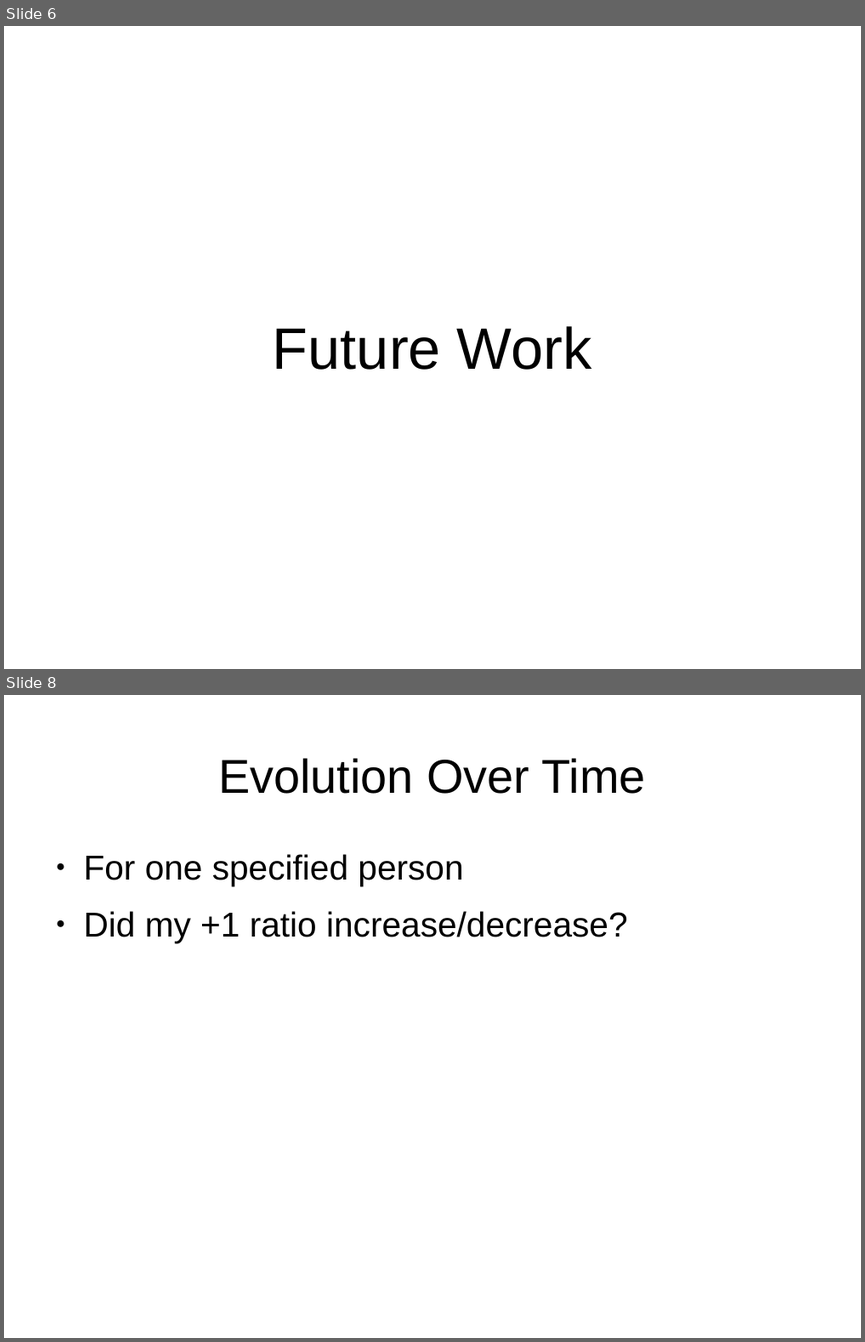
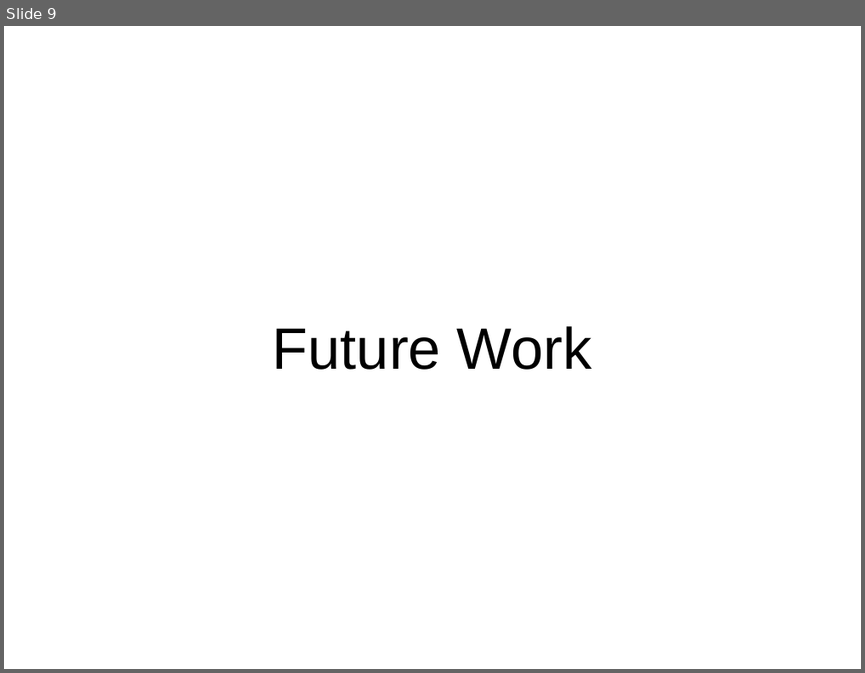
Before and after one commit to otruffer/MMC, a slide deck: praesi.odp. Shown one above the other, each under a label of ours: slides 6 and 8 before the commit, slide 9 after it; the slides between them are not shown. The pictures are 865x1342 and 865x673 pixels, drawn with LibreOffice and Linux fonts; fonts in the diff are those of the drawing. Boxes give left, top, right and bottom in pixels: in the first picture for what was removed or moved away, otherwise in the second. Text is boxed around its words. In the diff, an @@ line names an element or a change of style, - is before the commit and + after.

```diff
--- a/praesi.odp
+++ b/praesi.odp
@@ slide 8 removed at <box>4,695,861,1338</box>, background #FFFFFF @@
@@ text removed at <box>218,758,646,794</box> @@
-Evolution Over Time
@@ text removed at <box>84,854,628,943</box> @@
-● For one specified person
-● Did my +1 ratio increase/decrease?
@@ what was slide 6 is now slide 9 @@
```
Also in this commit, not shown: 5 slides changed, 5 slides added, 1 other slide removed, 12 other files.
